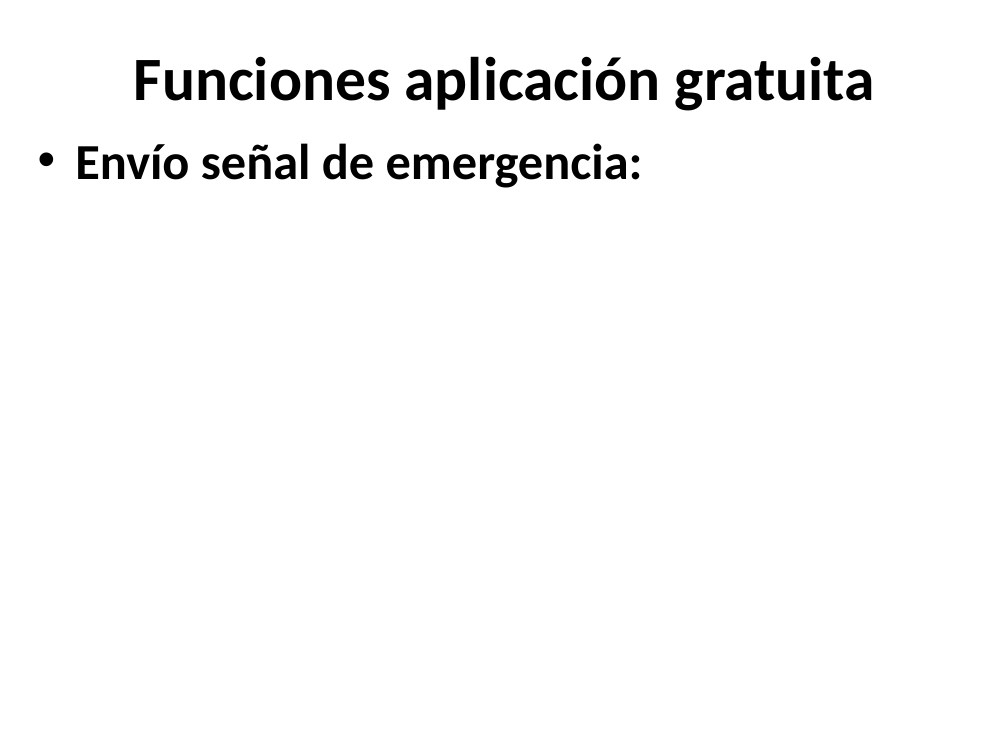
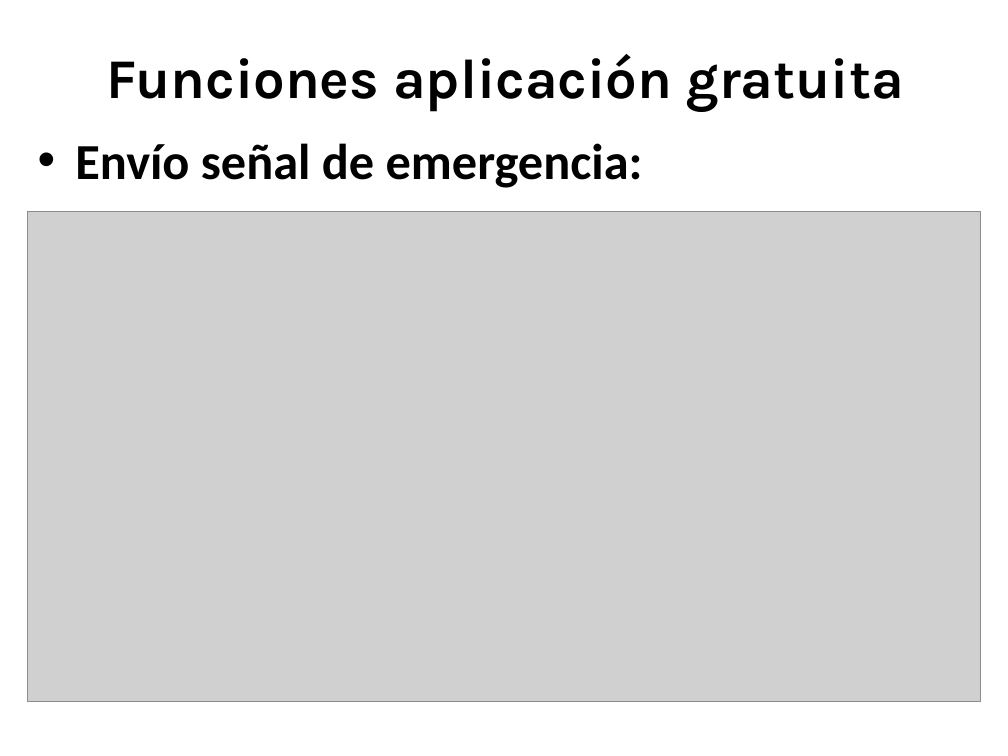
Before and after one commit to jmonetti/2012-1er-taller-de-desarrollo-de-proyectos-i, a slide deck: slide 27 of docs/Presentacion final/PresentacionFinal_V7.pptx. Drawn at 1008x756 pixels with LibreOffice and Linux fonts; fonts in the diff are those of the drawing; grey boxes stand for pictures; background and template pictures are left out. Boxes give left, top, right and bottom in pixels: in the first picture for what was removed or moved away, otherwise in the second. Text is boxed around its words. In the diff, an @@ line names an element or a change of style, - is before the commit and + after.

```diff
--- a/docs/Presentacion final/PresentacionFinal_V7.pptx
+++ b/docs/Presentacion final/PresentacionFinal_V7.pptx
@@ title "Funciones aplicación gratuita" at (x1=106, y1=54, x2=904, y2=111): size 44 to 40 pt, font Calibri to Karla @@
@@ picture added at (x1=27, y1=212, x2=980, y2=702) @@
```
Also in this commit, not shown: 7 other slides changed, 3 other files.
